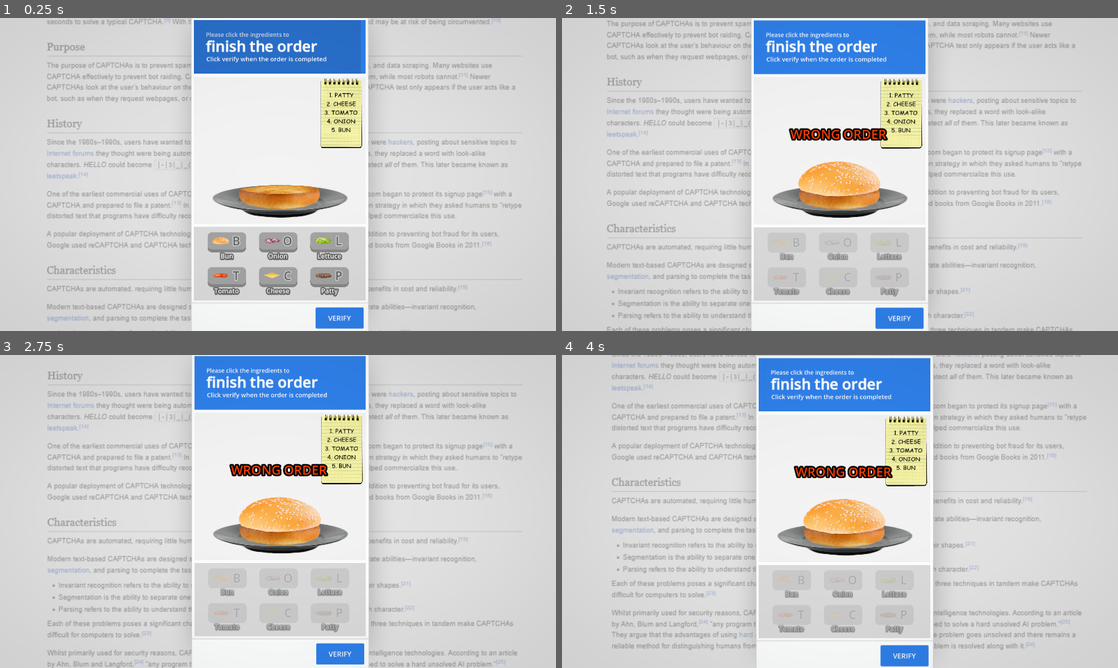
Above: before the commit, frames 1-4 (two rows, left to right).
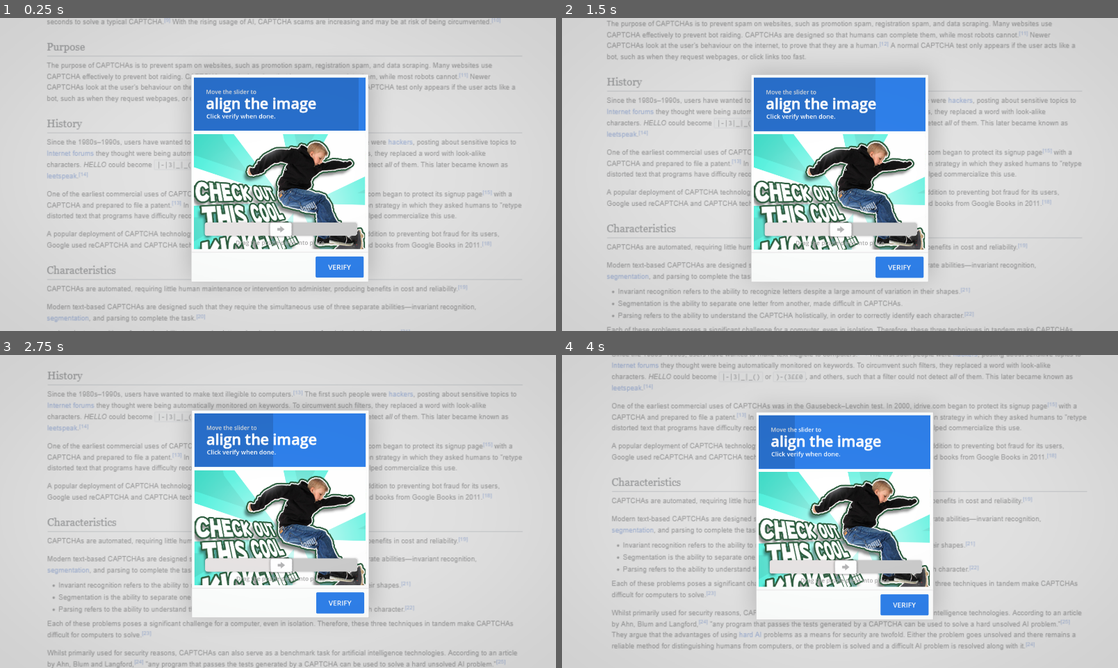
Above: after the commit, the same moments.

Repository: NonsenseNH/CaptchaWare
Game: Godot game, scene res://scenes/test_microgame.tscn
The game is run twice, just before and just after one commit, with the same random seed, the same clock (stepped at 60 frames per second) and the same inputs. This scene is started directly instead of the project's main scene. Sound files missing from this copy of the repository are replaced by a short silence.
Inputs (mouse positions are in pixels of both pictures, inside the frame that each line leads up to):
- Up to frame 1 (0.25 s): no input
- Up to frame 2 (1.5 s): click (789, 243) at 0.5 s, where only the run before the commit has a clickable "B"; tap Enter at 1.25 s; move the mouse to (962, 158) at 1.27 s; press the mouse at (962, 158) at 1.28 s; hold D (right) from 1.28 s (still down)
- Up to frame 3 (2.75 s): release D (right) at 2 s; release the mouse at (400, 495) at 2 s; drag from (166, 527) to (250, 574) at 2.02 s
- Up to frame 4 (4 s): move the mouse to (895, 442) at 2.77 s; press the mouse at (895, 442) at 2.78 s; hold D (right) 2.78-3.5 s; release the mouse at (895, 442) at 3.5 s; drag from (812, 574) to (673, 464) at 3.52 s

The runs differ from the first frame. In frame 1, 26% of the frame differs, in the area x 34-67%, y 0-100%; in frame 2, 26%; in frame 3, 26%; in frame 4, 26%.
Error after the commit: Invalid access to property or key 'microgames' on a base object of type 'Dictionary'. (res://scripts/microgame_load_test.gd:159)

Commit message:
popup stuff

Diff:
--- /dev/null
+++ b/instances/closePopups/popup.tscn
@@ -0,0 +1,166 @@
+[gd_scene load_steps=11 format=3 uid="uid://bfin0va87eit7"]
+
+[ext_resource type="Script" uid="uid://dt3sx3d3uugr6" path="res://scripts/microgames/close_popups/popup.gd" id="1_74a3x"]
+[ext_resource type="Texture2D" uid="uid://derfkwva3n5yu" path="res://sprites/do_nothing/Screenshot_3.png" id="2_e8qt0"]
+[ext_resource type="Texture2D" uid="uid://bjtsmdu6p8j4o" path="res://sprites/shadow.png" id="3_uw63d"]
+
+[sub_resource type="StyleBoxFlat" id="StyleBoxFlat_7a5sd"]
+bg_color = Color(0.8392157, 0.09019608, 0.1882353, 1)
+
+[sub_resource type="StyleBoxFlat" id="StyleBoxFlat_xc6lx"]
+bg_color = Color(0.9098039, 0.06666667, 0.13725491, 1)
+
+[sub_resource type="StyleBoxFlat" id="StyleBoxFlat_8thrs"]
+bg_color = Color(0.9471994, 0.9471994, 0.9471994, 1)
+
+[sub_resource type="Theme" id="Theme_xc6lx"]
+Button/colors/font_color = Color(0.7288213, 0.7288222, 0.7288216, 1)
+Button/colors/icon_normal_color = Color(0.42652702, 0.4141485, 0.5109032, 1)
+Button/styles/focus = SubResource("StyleBoxFlat_7a5sd")
+Button/styles/hover = SubResource("StyleBoxFlat_xc6lx")
+Button/styles/normal = SubResource("StyleBoxFlat_8thrs")
+Button/styles/pressed = SubResource("StyleBoxFlat_7a5sd")
+
+[sub_resource type="Animation" id="Animation_7a5sd"]
+resource_name = "popup"
+length = 0.151
+tracks/0/type = "value"
+tracks/0/imported = false
+tracks/0/enabled = true
+tracks/0/path = NodePath(".:scale")
+tracks/0/interp = 1
+tracks/0/loop_wrap = true
+tracks/0/keys = {
+"times": PackedFloat32Array(0, 0.13333334),
+"transitions": PackedFloat32Array(0.34151006, 1),
+"update": 0,
+"values": [Vector2(0.91, 0.91), Vector2(1, 1)]
+}
+tracks/1/type = "value"
+tracks/1/imported = false
+tracks/1/enabled = true
+tracks/1/path = NodePath(".:modulate")
+tracks/1/interp = 1
+tracks/1/loop_wrap = true
+tracks/1/keys = {
+"times": PackedFloat32Array(0, 0.1),
+"transitions": PackedFloat32Array(1, 1),
+"update": 0,
+"values": [Color(1, 1, 1, 0), Color(1, 1, 1, 1)]
+}
+
+[sub_resource type="Animation" id="Animation_wku30"]
+length = 0.001
+tracks/0/type = "value"
+tracks/0/imported = false
+tracks/0/enabled = true
+tracks/0/path = NodePath(".:scale")
+tracks/0/interp = 1
+tracks/0/loop_wrap = true
+tracks/0/keys = {
+"times": PackedFloat32Array(0),
+"transitions": PackedFloat32Array(1),
+"update": 0,
+"values": [Vector2(1, 1)]
+}
+tracks/1/type = "value"
+tracks/1/imported = false
+tracks/1/enabled = true
+tracks/1/path = NodePath(".:modulate")
+tracks/1/interp = 1
+tracks/1/loop_wrap = true
+tracks/1/keys = {
+"times": PackedFloat32Array(0),
+"transitions": PackedFloat32Array(1),
+"update": 0,
+"values": [Color(1, 1, 1, 0)]
+}
+
+[sub_resource type="AnimationLibrary" id="AnimationLibrary_wku30"]
+_data = {
+&"RESET": SubResource("Animation_wku30"),
+&"popup": SubResource("Animation_7a5sd")
+}
+
+[node name="popup" type="Control"]
+modulate = Color(1, 1, 1, 0)
+layout_mode = 3
+anchors_preset = 0
+offset_left = -231.0
+offset_top = 52.0
+offset_right = -191.0
+offset_bottom = 92.0
+script = ExtResource("1_74a3x")
+
+[node name="ad" type="TextureRect" parent="."]
+z_index = 3
+layout_mode = 1
+anchors_preset = 8
+anchor_left = 0.5
+anchor_top = 0.5
+anchor_right = 0.5
+anchor_bottom = 0.5
+offset_left = -166.0
+offset_top = -184.0
+offset_right = 127.0
+offset_bottom = 155.0
+grow_horizontal = 2
+grow_vertical = 2
+texture = ExtResource("2_e8qt0")
+
+[node name="window" type="ColorRect" parent="ad"]
+z_index = -1
+layout_mode = 1
+anchors_preset = 15
+anchor_right = 1.0
+anchor_bottom = 1.0
+offset_left = -2.0
+offset_top = -31.0
+offset_right = 2.0
+offset_bottom = 2.0
+grow_horizontal = 2
+grow_vertical = 2
+color = Color(0.9490196, 0.9490196, 0.9490196, 1)
+
+[node name="shadow" type="TextureRect" parent="ad/window"]
+z_index = -1
+layout_mode = 1
+anchors_preset = 15
+anchor_right = 1.0
+anchor_bottom = 1.0
+offset_left = -44.0
+offset_top = -58.0
+offset_right = 43.0
+offset_bottom = 64.0
+grow_horizontal = 2
+grow_vertical = 2
+texture = ExtResource("3_uw63d")
+
+[node name="windowText" type="Label" parent="ad/window"]
+layout_mode = 0
+offset_left = 9.0
+offset_top = 4.0
+offset_right = 368.0
+offset_bottom = 35.0
+theme_override_colors/font_color = Color(0.7372549, 0.7372549, 0.7372549, 1)
+theme_override_font_sizes/font_size = 14
+text = "Annoying Popup"
+
+[node name="x" type="Button" parent="ad"]
+layout_mode = 1
+anchors_preset = 1
+anchor_left = 1.0
+anchor_right = 1.0
+offset_left = -43.0
+offset_top = -31.0
+offset_right = 2.0
+grow_horizontal = 0
+focus_mode = 0
+theme = SubResource("Theme_xc6lx")
+text = "x"
+
+[node name="anim" type="AnimationPlayer" parent="."]
+libraries = {
+&"": SubResource("AnimationLibrary_wku30")
+}
+autoplay = "popup"
--- a/scenes/test_microgame.tscn
+++ b/scenes/test_microgame.tscn
@@ -8,7 +8,10 @@
 [ext_resource type="Texture2D" uid="uid://c3p1teu1ilhf" path="res://sprites/captcha_tab.png" id="7_tt0xq"]
 [ext_resource type="Texture2D" uid="uid://cy2tf1ed020ki" path="res://sprites/captcha_bar.png" id="8_wxqbu"]
 [ext_resource type="Theme" uid="uid://cu51pqcwmnm0l" path="res://captcha_theme.tres" id="9_0la4d"]
+[ext_resource type="Script" uid="uid://dide8kbk8k6xk" path="res://scripts/microgames/close_popups/close_popups.gd" id="9_8thrs"]
+[ext_resource type="Texture2D" uid="uid://j10rlx4ehilp" path="res://sprites/close_popups/ads/SKATEBOARD.png" id="9_so1f2"]
 [ext_resource type="Texture2D" uid="uid://bjtsmdu6p8j4o" path="res://sprites/shadow.png" id="10_exop1"]
+[ext_resource type="Script" uid="uid://bse3lar4v6hur" path="res://scripts/microgames/microgame_data_script.gd" id="10_xc6lx"]
 [ext_resource type="FontFile" uid="uid://bqkbtlxbjg48r" path="res://font/Futura Book font.ttf" id="11_eq5xm"]
 [ext_resource type="Script" uid="uid://hl3ajv8krgk6" path="res://scripts/health_attempts.gd" id="12_2ebhr"]
 [ext_resource type="Texture2D" uid="uid://dcue5hf26vstn" path="res://sprites/captcha_x.png" id="13_6cmcy"]
@@ -42,6 +45,14 @@
 [sub_resource type="StyleBoxFlat" id="StyleBoxFlat_kxyth"]
 bg_color = Color(0, 0, 0, 0.133333)
 
+[sub_resource type="Resource" id="Resource_7a5sd"]
+script = ExtResource("10_xc6lx")
+instructionsBig = "ad break"
+instructionSmall1 = "Enjoy this"
+instructionSmall2 = "Click verify after a few seconds"
+set_size = Vector2(430, 573.835)
+metadata/_custom_type_script = "uid://bse3lar4v6hur"
+
 [sub_resource type="StyleBoxFlat" id="StyleBoxFlat_eyf67"]
 bg_color = Color(0.7962427, 0.7962432, 0.7962428, 1)
 border_width_left = 2
@@ -127,7 +138,7 @@
 
 [node name="MicrogameGameplay" type="Node2D" parent="." groups=["main_game"]]
 script = ExtResource("2_xqagn")
-force_microgame = "burgerGame"
+force_microgame = "alignCircle"
 cur_difficulty_test = 3
 
 [node name="bg" type="TextureRect" parent="MicrogameGameplay"]
@@ -185,9 +196,9 @@
 anchor_right = 0.5
 anchor_bottom = 0.5
 offset_left = -20.0
-offset_top = -18.274979
+offset_top = 48.0
 offset_right = 410.0
-offset_bottom = 673.0
+offset_bottom = 621.835
 grow_horizontal = 2
 grow_vertical = 2
 pivot_offset = Vector2(216, 333)
@@ -341,6 +352,26 @@
 grow_vertical = 2
 mouse_filter = 2
 
+[node name="closePopups" type="Control" parent="MicrogameGameplay/window/captcha_window/curGame"]
+anchors_preset = 0
+offset_right = 414.0
+offset_bottom = 420.0
+script = ExtResource("9_8thrs")
+microgame_data = SubResource("Resource_7a5sd")
+
+[node name="ad" type="TextureRect" parent="MicrogameGameplay/window/captcha_window/curGame/closePopups"]
+layout_mode = 0
+offset_right = 413.0
+offset_bottom = 420.0
+texture = ExtResource("9_so1f2")
+expand_mode = 1
+stretch_mode = 6
+
+[node name="popUps" type="Control" parent="MicrogameGameplay/window/captcha_window/curGame/closePopups"]
+anchors_preset = 0
+offset_right = 40.0
+offset_bottom = 40.0
+
 [node name="shadow" type="TextureRect" parent="MicrogameGameplay/window/captcha_window"]
 self_modulate = Color(0, 0, 0, 0.2509804)
 z_index = -1
--- a/scripts/microgames/align_circle/align_circle.gd
+++ b/scripts/microgames/align_circle/align_circle.gd
@@ -15,6 +15,9 @@
 var inserted : bool = false
 
 var rotation_range : Array[float] = [0.0, 0.0]
+
+var cur_rand_rotation_set : float = 0.0
+
 const ROTATION_THRESHHOLD = 7.5
 # Called when the node enters the scene tree for the first time.
 func _ready() -> void:
@@ -32,12 +35,14 @@
 	texture_rect2.texture = load(image_file_path)
 
 	var rand_rotation : float = 0.0
-
 	while abs(rand_rotation) < 15.0:
 		rand_rotation = randf_range(-90.0, 90.0)
 
-	circle_1_sprite.rotation_degrees = rand_rotation
-	rotation_range = [rand_rotation - ROTATION_THRESHHOLD, rand_rotation + ROTATION_THRESHHOLD]
+	cur_rand_rotation_set = rand_rotation
+
+	circle_1_sprite.rotation_degrees = -rand_rotation
+	circle_2_sprite.rotation_degrees = rand_rotation
+	rotation_range = [-ROTATION_THRESHHOLD, ROTATION_THRESHHOLD]
 
 func _on_slider_drag_started() -> void:
 	text_slider.visible = false
@@ -54,10 +59,11 @@
 	prev_value_slider = slider.value
 
 func _on_slider_value_changed(value: float) -> void:
-	var value_to_degrees := lerpf(90.0, -90.0, value)
+	var value_to_degrees := lerpf(cur_rand_rotation_set + 90.0,cur_rand_rotation_set - 90.0, value)
 
 	if value_to_degrees >= rotation_range[0] && value_to_degrees <= rotation_range[1]:
-		circle_2_sprite.rotation_degrees = circle_1_sprite.rotation_degrees
+		circle_2_sprite.rotation_degrees = 0.0
+		circle_1_sprite.rotation_degrees = 0.0
 		if !inserted:
 			slide_in_sound.play()
 			inserted = true
@@ -66,6 +72,7 @@
 	inserted = false
 
 	circle_2_sprite.rotation_degrees = value_to_degrees
+	circle_1_sprite.rotation_degrees = -value_to_degrees
 
 func canSkip() -> bool:
 	return !text_slider.visible
--- /dev/null
+++ b/scripts/microgames/close_popups/close_popups.gd
@@ -0,0 +1,11 @@
+extends Microgame
+
+
+# Called when the node enters the scene tree for the first time.
+func _ready() -> void:
+	pass # Replace with function body.
+
+
+# Called every frame. 'delta' is the elapsed time since the previous frame.
+func _process(delta: float) -> void:
+	pass
--- /dev/null
+++ b/scripts/microgames/close_popups/popup.gd
@@ -0,0 +1,11 @@
+extends Control
+
+
+# Called when the node enters the scene tree for the first time.
+func _ready() -> void:
+	pass # Replace with function body.
+
+
+# Called every frame. 'delta' is the elapsed time since the previous frame.
+func _process(delta: float) -> void:
+	pass
--- /dev/null
+++ b/scripts/microgames/color_blind_test/color_blind_test.gd
@@ -0,0 +1,11 @@
+extends Microgame
+
+
+# Called when the node enters the scene tree for the first time.
+func _ready() -> void:
+	pass # Replace with function body.
+
+
+# Called every frame. 'delta' is the elapsed time since the previous frame.
+func _process(delta: float) -> void:
+	pass
Not shown: 1 places in scenes/test_microgame.tscn that only renumber resources
Not shown, added: scripts/microgames/close_popups/close_popups.gd.uid
Not shown, added: scripts/microgames/close_popups/popup.gd.uid
Not shown, added: scripts/microgames/color_blind_test/color_blind_test.gd.uid
Binary file changed: sprites/captcha_bar.png
Binary file added: sprites/close_popups/ads/SKATEBOARD.png
Not shown, changed: sprites/close_popups/ads/SKATEBOARD.png.import
